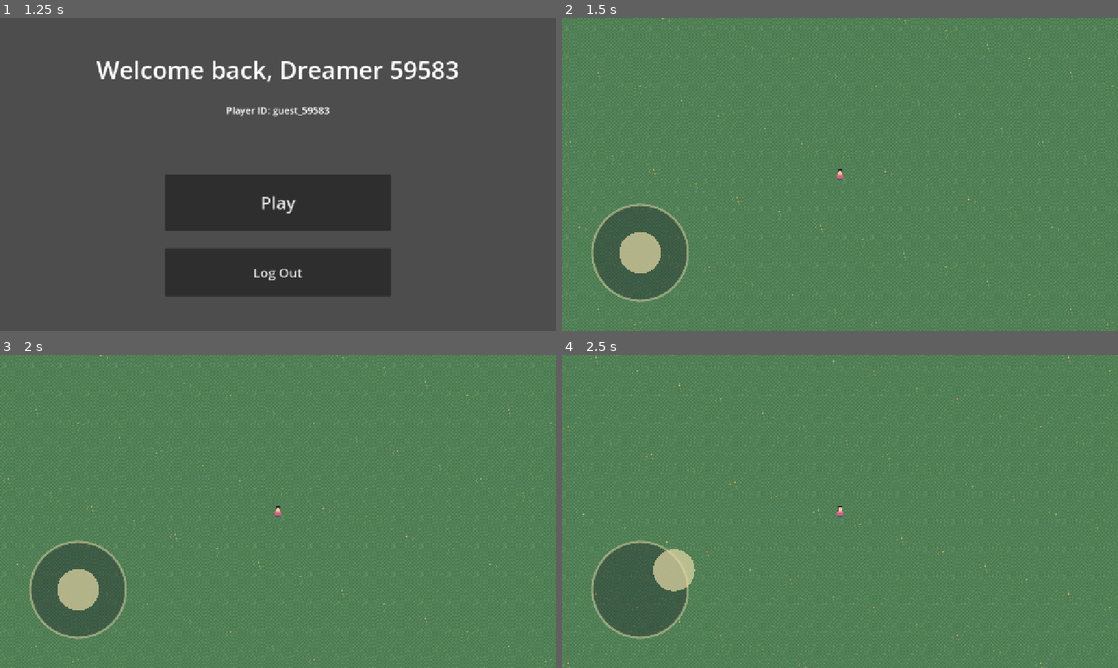
Above: before the commit, frames 1-4 (two rows, left to right).
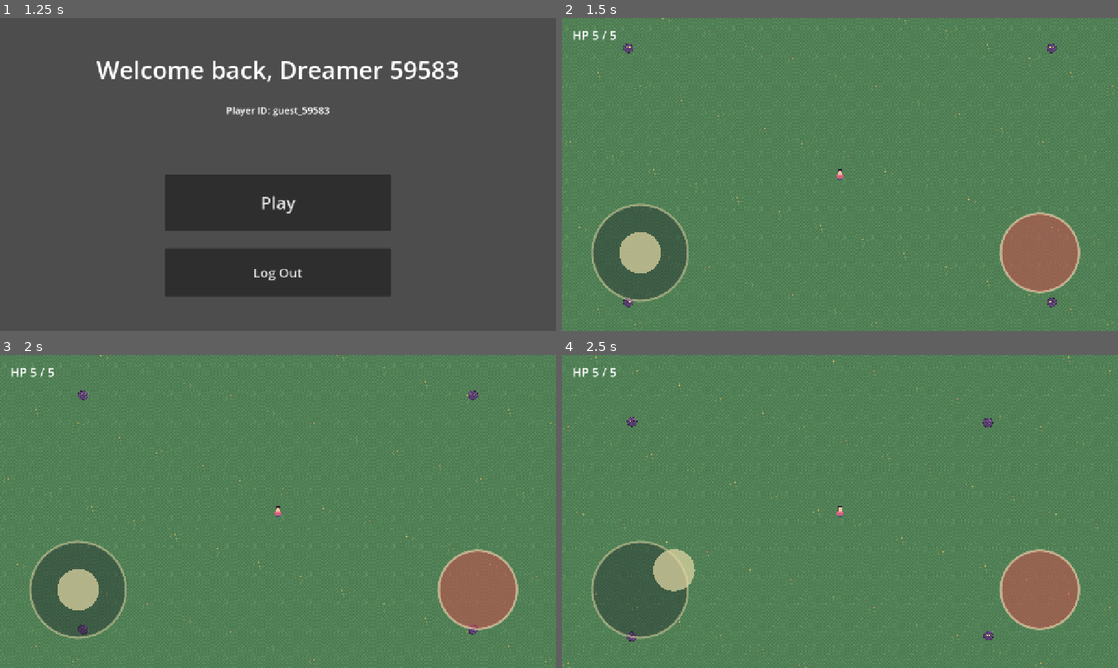
Above: after the commit, the same moments.

Repository: brian030128/godot_game
Game: Godot game, scene res://scenes/boot.tscn
Same seed, same stepped clock (60 frames per second), same inputs: the game is played once before the commit and once after it.
Inputs (mouse positions are in pixels of both pictures, inside the frame that each line leads up to):
- Up to frame 1 (1.25 s): click "Play as Guest" at 0.5 s
- Up to frame 2 (1.5 s): click "Play" at 1.25 s
- Up to frame 3 (2 s): no input
- Up to frame 4 (2.5 s): drag from (639, 589) to (895, 442) at 2.02 s

Frame 1 is identical in both runs. In frame 2, 3.2% of the frame differs, in the area x 2-94%, y 4-93%; in frame 3, 3.2%; in frame 4, 3.2%, in the area x 2-94%, y 4-92%.

Commit message:
Add ranged combat: bullets, chasing mobs, attack button
Player fires at the nearest enemy in range on tap (or J); shows a
flashing range ring when nothing is in range. Four mobs spawn at start,
chase the player, and deal contact damage. Player gains health + HUD.

Co-Authored-By: Claude Opus 4.8 (1M context) <noreply@anthropic.com>

Diff:
--- /dev/null
+++ b/actors/bullet/bullet.gd
@@ -0,0 +1,32 @@
+extends Area2D
+## Player projectile. Travels in a fixed direction, damages the first enemy it
+## touches, and despawns on enemy hit, wall hit, or lifetime expiry.
+##
+## An Area2D (not a body) so it passes through cheaply and reports overlaps via
+## body_entered. Layer 4 (player_bullets); mask 1 (world) + 3 (enemies).
+
+## Travel speed in px/sec.
+@export var speed: float = 600.0
+## Damage dealt to an enemy on contact.
+@export var damage: int = 1
+
+## Normalized travel direction, assigned by the shooter before adding to tree.
+var direction: Vector2 = Vector2.RIGHT
+
+
+func _ready() -> void:
+	body_entered.connect(_on_body_entered)
+	$Lifetime.timeout.connect(queue_free)
+	# Orient the sprite along travel (purely cosmetic for a round bullet).
+	rotation = direction.angle()
+
+
+func _physics_process(delta: float) -> void:
+	global_position += direction * speed * delta
+
+
+func _on_body_entered(body: Node) -> void:
+	# Enemies expose take_damage(); anything else (a wall) just stops the bullet.
+	if body.is_in_group("enemies") and body.has_method("take_damage"):
+		body.take_damage(damage)
+	queue_free()
--- /dev/null
+++ b/actors/bullet/bullet.tscn
@@ -0,0 +1,23 @@
+[gd_scene load_steps=4 format=3]
+
+[ext_resource type="Script" path="res://actors/bullet/bullet.gd" id="1_bullet"]
+[ext_resource type="Texture2D" uid="uid://bt3bs867l50da" path="res://assets/sprites/bullet.png" id="2_tex"]
+
+[sub_resource type="CircleShape2D" id="CircleShape2D_1"]
+radius = 3.0
+
+[node name="Bullet" type="Area2D"]
+collision_layer = 8
+collision_mask = 5
+script = ExtResource("1_bullet")
+
+[node name="Sprite2D" type="Sprite2D" parent="."]
+texture = ExtResource("2_tex")
+texture_filter = 1
+
+[node name="CollisionShape2D" type="CollisionShape2D" parent="."]
+shape = SubResource("CircleShape2D_1")
+
+[node name="Lifetime" type="Timer" parent="."]
+wait_time = 2.0
+autostart = true
--- /dev/null
+++ b/actors/mob/mob.gd
@@ -0,0 +1,80 @@
+extends CharacterBody2D
+## Top-down enemy. Chases an injected target (the player) and deals contact
+## damage on a cooldown while overlapping it. Dies when health reaches 0.
+##
+## Body: layer 3 (enemies), mask 1 (world) so it walks against walls but not
+## through other mobs/the player. A child HitArea (mask 2) detects the player
+## for contact damage. Added to group "enemies" so bullets and the player's
+## targeting can find it.
+
+## Movement speed in px/sec.
+@export var speed: float = 90.0
+## Hit points; the mob dies at 0.
+@export var max_health: int = 3
+## Damage dealt to the player per contact tick.
+@export var contact_damage: int = 1
+## Seconds between contact-damage ticks while overlapping the player.
+@export var damage_interval: float = 0.7
+
+## The node to chase (the player). Injected by the spawning scene.
+var target: Node2D = null
+
+var _health: int = 0
+var _player_in_range: Node = null
+
+@onready var _sprite: Sprite2D = $Sprite2D
+@onready var _damage_timer: Timer = $DamageTimer
+
+
+func _ready() -> void:
+	add_to_group("enemies")
+	_health = max_health
+	$HitArea.body_entered.connect(_on_hit_area_body_entered)
+	$HitArea.body_exited.connect(_on_hit_area_body_exited)
+	_damage_timer.wait_time = damage_interval
+	_damage_timer.timeout.connect(_on_damage_tick)
+
+
+func _physics_process(_delta: float) -> void:
+	if target == null or not is_instance_valid(target):
+		velocity = Vector2.ZERO
+		return
+	var direction := global_position.direction_to(target.global_position)
+	velocity = direction * speed
+	move_and_slide()
+
+
+func take_damage(amount: int) -> void:
+	_health -= amount
+	_flash()
+	if _health <= 0:
+		queue_free()
+
+
+func _flash() -> void:
+	# Brief white flash so hits read clearly.
+	_sprite.modulate = Color(2.0, 2.0, 2.0)
+	var tween := create_tween()
+	tween.tween_property(_sprite, "modulate", Color.WHITE, 0.15)
+
+
+func _on_hit_area_body_entered(body: Node) -> void:
+	if body.is_in_group("player"):
+		_player_in_range = body
+		_damage_player()  # immediate first hit on contact
+		_damage_timer.start()
+
+
+func _on_hit_area_body_exited(body: Node) -> void:
+	if body == _player_in_range:
+		_player_in_range = null
+		_damage_timer.stop()
+
+
+func _on_damage_tick() -> void:
+	_damage_player()
+
+
+func _damage_player() -> void:
+	if _player_in_range != null and _player_in_range.has_method("take_damage"):
+		_player_in_range.take_damage(contact_damage)
--- /dev/null
+++ b/actors/mob/mob.tscn
@@ -0,0 +1,34 @@
+[gd_scene load_steps=5 format=3]
+
+[ext_resource type="Script" path="res://actors/mob/mob.gd" id="1_mob"]
+[ext_resource type="Texture2D" uid="uid://6t1dbi0vw6tt" path="res://assets/sprites/mob.png" id="2_tex"]
+
+[sub_resource type="CircleShape2D" id="CircleShape2D_body"]
+radius = 11.0
+
+[sub_resource type="CircleShape2D" id="CircleShape2D_hit"]
+radius = 16.0
+
+[node name="Mob" type="CharacterBody2D"]
+collision_layer = 4
+collision_mask = 1
+script = ExtResource("1_mob")
+
+[node name="Sprite2D" type="Sprite2D" parent="."]
+texture = ExtResource("2_tex")
+texture_filter = 1
+
+[node name="CollisionShape2D" type="CollisionShape2D" parent="."]
+position = Vector2(0, 2)
+shape = SubResource("CircleShape2D_body")
+
+[node name="HitArea" type="Area2D" parent="."]
+collision_layer = 0
+collision_mask = 2
+
+[node name="CollisionShape2D" type="CollisionShape2D" parent="HitArea"]
+position = Vector2(0, 2)
+shape = SubResource("CircleShape2D_hit")
+
+[node name="DamageTimer" type="Timer" parent="."]
+wait_time = 0.7
--- a/actors/player/player.gd
+++ b/actors/player/player.gd
@@ -1,17 +1,40 @@
 extends CharacterBody2D
-## Top-down player. Moves in 8 directions via move_and_slide().
+## Top-down player. Moves in 8 directions via move_and_slide() and fires a
+## ranged weapon at the nearest enemy in range.
 ##
 ## Movement comes from an injected virtual joystick (loose coupling, per
 ## best_practices/scene_organization.rst) OR keyboard (WASD/arrows) as a
-## desktop-testing fallback. The joystick reference is assigned by the parent
-## scene rather than looked up by hard-coded path.
+## desktop-testing fallback. The joystick and attack button references are
+## assigned by the parent scene rather than looked up by hard-coded path.
 
 ## Movement speed in px/sec.
 @export var speed: float = 240.0
+## Max hit points.
+@export var max_health: int = 5
+## Targeting range (px): bullets only fire at enemies within this distance.
+@export var attack_range: float = 320.0
+## Bullet scene instanced on each attack.
+@export var bullet_scene: PackedScene
+
+## Emitted when health changes, so UI can react.
+signal health_changed(health: int, max_health: int)
+## Emitted once when health reaches 0.
+signal died
 
 ## Optional joystick whose `output` vector drives movement. Assigned by the
 ## owning scene (e.g. main.gd). When null, only keyboard input applies.
 var joystick: Node = null
+## Optional on-screen attack button. Assigned by the owning scene; its `pressed`
+## signal is wired up on assignment (the parent's _ready runs after ours, so we
+## can't connect from our own _ready).
+var attack_button: Node = null:
+	set(value):
+		attack_button = value
+		if attack_button != null and not attack_button.pressed.is_connected(_on_attack):
+			attack_button.pressed.connect(_on_attack)
+
+var _health: int = 0
+var _alive: bool = true
 
 # Sprite frame indices in character.png: 0=down, 1=left, 2=right, 3=up.
 const FRAME_DOWN := 0
@@ -20,6 +43,13 @@
 const FRAME_UP := 3
 
 @onready var _sprite: Sprite2D = $Sprite2D
+@onready var _range_indicator: Node2D = $RangeIndicator
+
+
+func _ready() -> void:
+	add_to_group("player")
+	_health = max_health
+	health_changed.emit(_health, max_health)
 
 
 func _physics_process(_delta: float) -> void:
@@ -37,6 +67,12 @@
 	_update_facing(direction)
 
 
+func _unhandled_input(event: InputEvent) -> void:
+	# Desktop fallback: the on-screen button is the primary trigger on mobile.
+	if event.is_action_pressed("attack"):
+		_on_attack()
+
+
 func _update_facing(direction: Vector2) -> void:
 	if direction == Vector2.ZERO:
 		return  # keep last facing when idle
@@ -45,3 +81,41 @@
 		_sprite.frame = FRAME_RIGHT if direction.x > 0.0 else FRAME_LEFT
 	else:
 		_sprite.frame = FRAME_DOWN if direction.y > 0.0 else FRAME_UP
+
+
+func take_damage(amount: int) -> void:
+	if not _alive:
+		return
+	_health = maxi(_health - amount, 0)
+	health_changed.emit(_health, max_health)
+	if _health == 0:
+		_alive = false
+		died.emit()
+
+
+func _on_attack() -> void:
+	if not _alive or bullet_scene == null:
+		return
+	var target := _nearest_enemy_in_range()
+	if target == null:
+		# Nothing to shoot: flash the attack range as feedback instead of firing.
+		_range_indicator.flash(attack_range)
+		return
+	var bullet := bullet_scene.instantiate()
+	bullet.global_position = global_position
+	bullet.direction = global_position.direction_to(target.global_position)
+	# Add to the world (sibling tree) so the bullet lives independent of the player.
+	get_parent().add_child(bullet)
+
+
+func _nearest_enemy_in_range() -> Node2D:
+	var nearest: Node2D = null
+	var nearest_dist := attack_range
+	for enemy in get_tree().get_nodes_in_group("enemies"):
+		if not (enemy is Node2D):
+			continue
+		var dist := global_position.distance_to(enemy.global_position)
+		if dist <= nearest_dist:
+			nearest_dist = dist
+			nearest = enemy
+	return nearest
--- a/actors/player/player.tscn
+++ b/actors/player/player.tscn
@@ -1,12 +1,15 @@
-[gd_scene load_steps=4 format=3]
+[gd_scene load_steps=5 format=3]
 
 [ext_resource type="Script" path="res://actors/player/player.gd" id="1_player"]
 [ext_resource type="Texture2D" uid="uid://d2baclvx0ih66" path="res://assets/sprites/character.png" id="2_char"]
+[ext_resource type="Script" path="res://actors/player/range_indicator.gd" id="3_range"]
 
 [sub_resource type="CircleShape2D" id="CircleShape2D_1"]
 radius = 11.0
 
 [node name="Player" type="CharacterBody2D"]
+collision_layer = 2
+collision_mask = 1
 script = ExtResource("1_player")
 
 [node name="Sprite2D" type="Sprite2D" parent="."]
@@ -17,3 +20,6 @@
 [node name="CollisionShape2D" type="CollisionShape2D" parent="."]
 position = Vector2(0, 6)
 shape = SubResource("CircleShape2D_1")
+
+[node name="RangeIndicator" type="Node2D" parent="."]
+script = ExtResource("3_range")
--- /dev/null
+++ b/actors/player/range_indicator.gd
@@ -0,0 +1,34 @@
+extends Node2D
+## Briefly flashes a white ring showing the player's attack range. Triggered
+## when an attack finds no enemy in range, as "nothing to shoot" feedback.
+##
+## Lives as a child of the player so it's centered on the player automatically.
+## Its own modulate is animated independently of the player sprite.
+
+## Seconds for the ring to fade out after a flash.
+@export var fade_time: float = 0.3
+
+var _radius: float = 0.0
+var _tween: Tween = null
+
+
+func _ready() -> void:
+	modulate.a = 0.0  # hidden until flashed
+
+
+func flash(radius: float) -> void:
+	_radius = radius
+	queue_redraw()
+	modulate.a = 1.0
+	if _tween != null and _tween.is_valid():
+		_tween.kill()
+	_tween = create_tween()
+	_tween.tween_property(self, "modulate:a", 0.0, fade_time)
+
+
+func _draw() -> void:
+	if _radius <= 0.0:
+		return
+	# Faint fill plus a crisp ring so the range reads clearly during the flash.
+	draw_circle(Vector2.ZERO, _radius, Color(1, 1, 1, 0.12))
+	draw_arc(Vector2.ZERO, _radius, 0.0, TAU, 64, Color.WHITE, 2.0, true)
--- a/project.godot
+++ b/project.godot
@@ -61,11 +61,23 @@
 "events": [Object(InputEventKey,"resource_local_to_scene":false,"resource_name":"","device":-1,"window_id":0,"alt_press …(190 unchanged characters)…
 ]
 }
+attack={
+"deadzone": 0.5,
+"events": [Object(InputEventKey,"resource_local_to_scene":false,"resource_name":"","device":-1,"window_id":0,"alt_pressed":false,"shift_pressed":false,"ctrl_pressed":false,"meta_pressed":false,"pressed":false,"keycode":0,"physical_keycode":74,"key_label":0,"unicode":0,"location":0,"echo":false,"script":null)
+]
+}
 
 [input_devices]
 
 pointing/emulate_touch_from_mouse=true
 
+[layer_names]
+
+2d_physics/layer_1="world"
+2d_physics/layer_2="player"
+2d_physics/layer_3="enemies"
+2d_physics/layer_4="player_bullets"
+
 [rendering]
 
 renderer/rendering_method="mobile"
--- a/scenes/main.gd
+++ b/scenes/main.gd
@@ -1,12 +1,49 @@
 extends Node2D
-## Root of the playable prototype. Wires the virtual joystick to the player
-## (dependency injection) and points the camera at the player.
+## Root of the playable prototype. Wires the virtual joystick and attack button
+## to the player (dependency injection), points the camera at the player, and
+## spawns the initial wave of mobs.
+
+## Mob scene spawned at game start.
+@export var mob_scene: PackedScene = preload("res://actors/mob/mob.tscn")
+## Bullet scene injected into the player for its ranged weapon.
+@export var bullet_scene: PackedScene = preload("res://actors/bullet/bullet.tscn")
+
+## How many mobs to place when the room loads.
+const MOB_COUNT := 4
+## Spawn positions spread around the room, away from the player's start (~800,500).
+const MOB_SPAWNS: Array[Vector2] = [
+	Vector2(300, 200),
+	Vector2(1300, 200),
+	Vector2(300, 800),
+	Vector2(1300, 800),
+]
 
 @onready var player: CharacterBody2D = $Player
 @onready var joystick: Control = $UI/VirtualJoystick
+@onready var attack_button: Control = $UI/AttackButton
+@onready var health_label: Label = $UI/HealthLabel
 
 
 func _ready() -> void:
-	# Inject the joystick into the player rather than having the player reach
-	# out and find it (keeps the player scene reusable in other contexts).
+	# Inject dependencies rather than having the player reach out and find them
+	# (keeps the player scene reusable in other contexts).
 	player.joystick = joystick
+	player.attack_button = attack_button
+	player.bullet_scene = bullet_scene
+	# Connect first so the player's _ready() emit isn't missed, then prime the UI.
+	player.health_changed.connect(_on_player_health_changed)
+	_on_player_health_changed(player.max_health, player.max_health)
+
+	_spawn_mobs()
+
+
+func _spawn_mobs() -> void:
+	for i in MOB_COUNT:
+		var mob := mob_scene.instantiate()
+		mob.global_position = MOB_SPAWNS[i % MOB_SPAWNS.size()]
+		mob.target = player
+		add_child(mob)
+
+
+func _on_player_health_changed(health: int, max_health: int) -> void:
+	health_label.text = "HP %d / %d" % [health, max_health]
--- a/scenes/main.tscn
+++ b/scenes/main.tscn
@@ -1,9 +1,10 @@
-[gd_scene load_steps=5 format=3]
+[gd_scene load_steps=6 format=3]
 
 [ext_resource type="Script" path="res://scenes/main.gd" id="1_main"]
 [ext_resource type="PackedScene" path="res://scenes/room.tscn" id="2_room"]
 [ext_resource type="PackedScene" path="res://actors/player/player.tscn" id="3_player"]
 [ext_resource type="PackedScene" path="res://ui/joystick/virtual_joystick.tscn" id="4_joystick"]
+[ext_resource type="PackedScene" path="res://ui/attack_button/attack_button.tscn" id="5_attack"]
 
 [node name="Main" type="Node2D"]
 script = ExtResource("1_main")
@@ -18,3 +19,13 @@
 [node name="UI" type="CanvasLayer" parent="."]
 
 [node name="VirtualJoystick" parent="UI" instance=ExtResource("4_joystick")]
+
+[node name="AttackButton" parent="UI" instance=ExtResource("5_attack")]
+
+[node name="HealthLabel" type="Label" parent="UI"]
+offset_left = 24.0
+offset_top = 20.0
+offset_right = 240.0
+offset_bottom = 52.0
+theme_override_font_sizes/font_size = 28
+text = "HP 5 / 5"
--- a/tools/gen_art.gd
+++ b/tools/gen_art.gd
@@ -5,6 +5,8 @@
 ## Outputs:
 ##   res://assets/tiles/tiles_atlas.png   (4 tiles in a row: floor, floor_flower, wall, wall_top)
 ##   res://assets/sprites/character.png   (4 facing frames: down, left, right, up)
+##   res://assets/sprites/mob.png         (single 32x32 creature frame)
+##   res://assets/sprites/bullet.png      (single 8x8 projectile)
 ##
 ## Deliberately simple/clean placeholder art — flat colors with light shading and
 ## dithering so tiles read as intentional pixel art, not programmer rectangles.
@@ -33,11 +35,23 @@
 const PANTS := Color8(70, 86, 130)
 const OUTLINE := Color8(40, 32, 48)
 
+# Mob palette — a sickly purple blob to read as "menacing dream creature".
+const MOB_A := Color8(96, 70, 120)
+const MOB_B := Color8(78, 56, 100)
+const MOB_HI := Color8(126, 96, 150)
+const MOB_EYE := Color8(228, 220, 120)
+
+# Bullet palette — a bright warm projectile that pops against the cozy room.
+const BULLET_CORE := Color8(255, 236, 160)
+const BULLET_EDGE := Color8(232, 150, 80)
+
 
 func _initialize() -> void:
 	seed(20260613)
 	var tiles := _make_tiles()
 	var chars := _make_character()
+	var mob := _make_mob()
+	var bullet := _make_bullet()
 
 	var d := DirAccess.open("res://")
 	d.make_dir_recursive("assets/tiles")
@@ -45,8 +59,12 @@
 
 	var e1 := tiles.save_png("res://assets/tiles/tiles_atlas.png")
 	var e2 := chars.save_png("res://assets/sprites/character.png")
+	var e3 := mob.save_png("res://assets/sprites/mob.png")
+	var e4 := bullet.save_png("res://assets/sprites/bullet.png")
 	print("tiles_atlas.png -> ", error_string(e1))
 	print("character.png -> ", error_string(e2))
+	print("mob.png -> ", error_string(e3))
+	print("bullet.png -> ", error_string(e4))
 	quit()
 
 
@@ -195,3 +213,60 @@
 					break
 			if near:
 				_px(img, ox, x, y, OUTLINE)
+
+
+# --- Mob ------------------------------------------------------------------
+# Single 32x32 frame: a rounded purple blob with two glowing eyes.
+
+func _make_mob() -> Image:
+	var img := Image.create(TILE, TILE, false, Image.FORMAT_RGBA8)
+	for y in TILE:
+		for x in TILE:
+			img.set_pixel(x, y, Color(0, 0, 0, 0))
+
+	var cx := 16.0
+	var cy := 18.0  # sit the body slightly low so it reads as grounded
+	var rx := 11.0
+	var ry := 10.0
+	for y in TILE:
+		for x in TILE:
+			var nx := (x + 0.5 - cx) / rx
+			var ny := (y + 0.5 - cy) / ry
+			if nx * nx + ny * ny <= 1.0:
+				# Two-tone dither plus sparse highlights for a blobby texture.
+				var c := MOB_A if ((x >> 2) + (y >> 2)) % 2 == 0 else MOB_B
+				if ny < -0.3 and randi() % 3 == 0:
+					c = MOB_HI  # lit top
+				elif randi() % 19 == 0:
+					c = MOB_HI
+				img.set_pixel(x, y, c)
+
+	# Glowing eyes.
+	_rect(img, 0, 11, 15, 3, 3, MOB_EYE)
+	_rect(img, 0, 18, 15, 3, 3, MOB_EYE)
+	_px(img, 0, 12, 16, OUTLINE)
+	_px(img, 0, 19, 16, OUTLINE)
+
+	_outline(img, 0)
+	return img
+
+
+# --- Bullet ---------------------------------------------------------------
+# Small 8x8 glowing orb.
+
+func _make_bullet() -> Image:
+	var size := 8
+	var img := Image.create(size, size, false, Image.FORMAT_RGBA8)
+	var c := (size - 1) / 2.0
+	for y in size:
+		for x in size:
+			var dx := x - c
+			var dy := y - c
+			var dist := sqrt(dx * dx + dy * dy)
+			if dist <= c - 0.5:
+				img.set_pixel(x, y, BULLET_CORE)
+			elif dist <= c + 0.5:
+				img.set_pixel(x, y, BULLET_EDGE)
+			else:
+				img.set_pixel(x, y, Color(0, 0, 0, 0))
+	return img
--- /dev/null
+++ b/ui/attack_button/attack_button.gd
@@ -0,0 +1,47 @@
+extends Control
+## On-screen fire button for touch. Emits `pressed` on each tap (tap-to-fire-one).
+##
+## Drawn via _draw() in the same ring+knob style as the virtual joystick for
+## visual consistency. Touch emulation from mouse (project setting) lets this
+## work with the mouse on desktop too. Keyboard "attack" is handled by the
+## player as a separate desktop fallback.
+
+## Emitted once per press (a fresh finger landing on the button).
+signal pressed
+
+## Visual radius of the button (px).
+@export var radius: float = 90.0
+
+var _touch_index: int = -1          # which finger is holding the button (-1 = none)
+var _center: Vector2 = Vector2.ZERO
+
+
+func _ready() -> void:
+	_recenter()
+	resized.connect(_recenter)
+
+
+func _recenter() -> void:
+	_center = size * 0.5
+	queue_redraw()
+
+
+func _gui_input(event: InputEvent) -> void:
+	if event is InputEventScreenTouch:
+		if event.pressed and _touch_index == -1:
+			_touch_index = event.index
+			pressed.emit()
+			queue_redraw()
+			accept_event()
+		elif not event.pressed and event.index == _touch_index:
+			_touch_index = -1
+			queue_redraw()
+			accept_event()
+
+
+func _draw() -> void:
+	var held := _touch_index != -1
+	# Filled body — brighten while held for tactile feedback.
+	var fill := Color(0.85, 0.45, 0.45, 0.75) if held else Color(0.8, 0.3, 0.3, 0.55)
+	draw_circle(_center, radius, fill)
+	draw_arc(_center, radius, 0.0, TAU, 48, Color(0.95, 0.85, 0.7, 0.6), 4.0, true)
--- /dev/null
+++ b/ui/attack_button/attack_button.tscn
@@ -0,0 +1,15 @@
+[gd_scene load_steps=2 format=3]
+
+[ext_resource type="Script" path="res://ui/attack_button/attack_button.gd" id="1_attack"]
+
+[node name="AttackButton" type="Control"]
+anchors_preset = -1
+anchor_left = 1.0
+anchor_top = 1.0
+anchor_right = 1.0
+anchor_bottom = 1.0
+offset_left = -300.0
+offset_top = -300.0
+offset_right = -60.0
+offset_bottom = -60.0
+script = ExtResource("1_attack")
Not shown, added: actors/bullet/bullet.gd.uid
Not shown, added: actors/mob/mob.gd.uid
Not shown, added: actors/player/range_indicator.gd.uid
Binary file added: assets/sprites/bullet.png
Not shown, added: assets/sprites/bullet.png.import
Binary file added: assets/sprites/mob.png
Not shown, added: assets/sprites/mob.png.import
Not shown, added: ui/attack_button/attack_button.gd.uid
